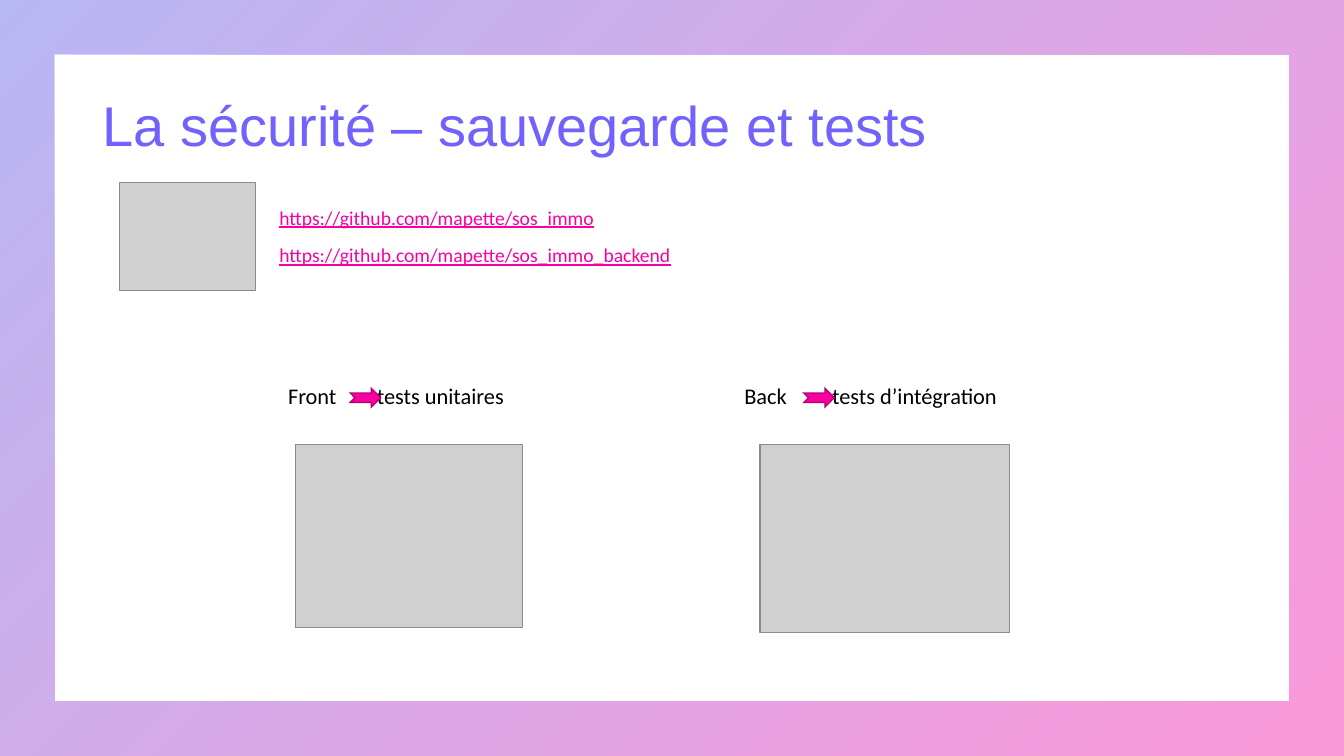
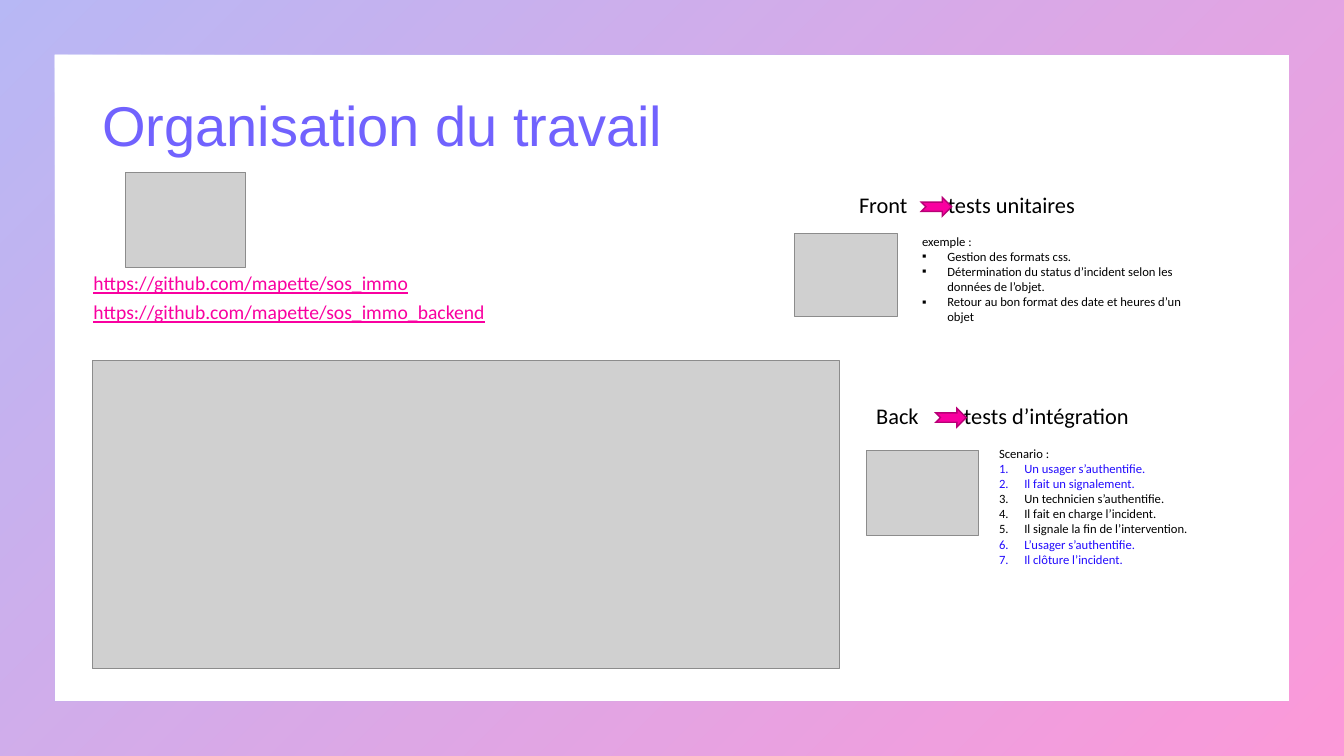
Before and after one commit to mapette/sos_immo_backend, a slide deck: slide 18 of doc/présentation V2.pptx (slide 17 before the commit). Drawn at 1344x756 pixels with LibreOffice and Linux fonts; fonts in the diff are those of the drawing; grey boxes stand for pictures. Boxes give left, top, right and bottom in pixels: in the first picture for what was removed or moved away, otherwise in the second. Text is boxed around its words. In the diff, an @@ line names an element or a change of style, - is before the commit and + after.

```diff
--- a/doc/présentation V2.pptx
+++ b/doc/présentation V2.pptx
@@ title at box(102, 105, 662, 156): text changed @@
-La sécurité – sauvegarde et tests
+Organisation du travail
@@ picture: place and size @@
-picture at box(119, 182, 255, 289)
+picture at box(125, 172, 246, 267)
@@ text "Front tests unitaires": place and size @@
-text "Front tests unitaires" at box(288, 388, 504, 404)
+text "Front tests unitaires" at box(859, 197, 1075, 213)
@@ notched right arrow: place and size @@
-notched right arrow at box(350, 388, 380, 407)
+notched right arrow at box(922, 198, 952, 217)
@@ picture: place and size @@
-picture at box(295, 445, 522, 628)
+picture at box(795, 233, 897, 317)
@@ text added at box(922, 237, 1181, 323), 9 pt, text #000000 @@
+exemple :
+▪ Gestion des formats css.
+▪ Détermination du status d’incident selon les données de l’objet.
+▪ Retour au bon format des date et heures d’un objet
@@ text "https://github.com/mapette/sos_immo": place and size @@
-text "https://github.com/mapette/sos_immo" at box(279, 211, 670, 266)
+text "https://github.com/mapette/sos_immo" at box(93, 276, 484, 323)
@@ text "https://github.com/mapette/sos_immo" at box(93, 276, 484, 323): less space between paragraphs @@
@@ picture added at box(93, 360, 840, 668) @@
@@ text "Back tests d’intégration": place and size @@
-text "Back tests d’intégration" at box(744, 388, 997, 408)
+text "Back tests d’intégration" at box(876, 408, 1129, 428)
@@ notched right arrow: place and size @@
-notched right arrow at box(805, 388, 835, 407)
+notched right arrow at box(936, 408, 966, 427)
@@ text added at box(999, 449, 1187, 564), 9 pt, text #000000 @@
+Scenario :
+1. Un usager s’authentifie.
+2. Il fait un signalement.
+3. Un technicien s’authentifie.
+4. Il fait en charge l’incident.
+5. Il signale la fin de l’intervention.
+6. L’usager s’authentifie.
+7. Il clôture l’incident.
@@ picture: place and size @@
-picture at box(760, 445, 1010, 633)
+picture at box(866, 451, 979, 535)
```
Also in this commit, not shown: 12 other slides changed, 3 slides added, 2 slides removed, 8 other files.
